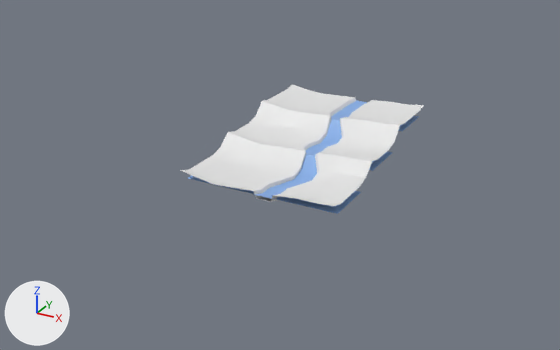
Two versions of the Blender file static_files/ground.blend, one commit apart.
One viewpoint serves both versions: a camera (50 mm lens) standing at (51.0, -102.5, 44.1) and looking at (-2.2, -5.8, -4.2). Lighting does not change. The marker at lower left points along +X, +Y and +Z.

In view in the first picture: 'ground', 'riwer', 'water_bottom'.
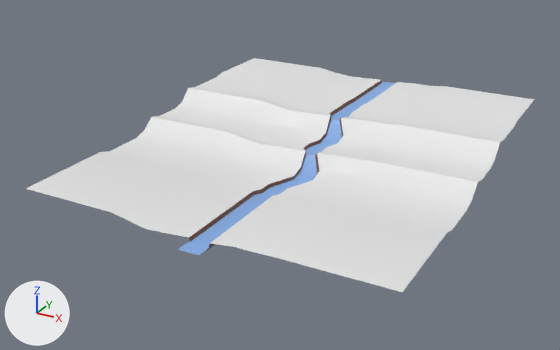
Where the change shows, as pixel boxes [x1, y1, x2, y2] in the pictures (560 x 350 px):
'ground', reshaped (108% wider, 91% taller): before [180, 84, 424, 206]; after [26, 58, 534, 292]
'riwer', reshaped (90% wider, 74% taller): before [253, 100, 367, 199]; after [178, 82, 395, 255]
part 1 of me_plane_004, added: after [26, 58, 534, 292]
part 2 of me_plane_004, recoloured: [253, 98, 356, 195] in both
part 3 of me_plane_006, added: after [178, 195, 269, 255]
part 4 of me_plane_006, added: after [357, 82, 395, 102]

The edits, one by one:
Material 'river' (mat_river) is new.
Its base color is (0.188, 0.0817, 0.0502) (brown #78513f).
me_plane_004 is used by ob_ground; location (0.0, 0.0, 0.0); scale (12.5, 12.5, 12.5).
me_plane_004 had 187 vertices, 160 faces and spanned x -1.0..1.0, y -1.47..1.46, z -0.27..0.21.
me_plane_004 now has 247 vertices, 216 faces and spans x -2.22..2.25, y -2.73..2.44, z -0.27..0.21.
Part 1, on me_plane_004:
3 vertices are added at (0.5, 2.44, 0.17), (-0.25, 2.35, 0.17), (0.75, 2.44, 0.17).
17 new vertices lie (-1.22, 0.0, 0.0) away from vertices in x -1.0, y -1.41..1.41, z -0.15..0.21.
17 new vertices lie (1.25, 0.0, 0.0) away from vertices in x 1.0, y -1.41..1.41, z -0.15..0.21.
13 new vertices lie (0.0, -1.26, 0.0) away from vertices in x -2.22..2.25, y -1.47..-1.35, z -0.22..-0.09.
10 new vertices lie (0.0, 0.97, 0.0) away from vertices in x -2.22..2.25, y 1.35..1.41, z 0.08..0.21.
50 new faces join them, mat_material (white #e7e7e7).
6 new faces join them, mat_river (brown #78513f).
me_plane_004 part 2: 48 faces spanning x -0.06..0.4, y -1.41..1.41, z -0.27..0.17 switch from mat_material (white #e7e7e7) to mat_river (brown #78513f).
me_plane_006 has 34 vertices, 16 faces and spans x -0.06..0.4, y -1.41..1.41, z -0.19..0.17.
me_plane_006 is used by ob_riwer; location (0.0, 0.0, -0.5); scale (12.5, 12.5, 12.5).
Verts and faces of me_plane_006; kept vertices keep their numbers, new ones are numbered from 34.
Before the commit, vertices of me_plane_006: 0 (0.0, -1.41, -0.14) at pixel (253, 194), 17 (0.25, -1.41, -0.14) at pixel (272, 199).
Before the commit, vertices of me_plane_006: 1 (0.0, 1.41, 0.17) at pixel (355, 100), 9 (0.25, 1.41, 0.17).
Part 3, on me_plane_006:
New vertex 36 is at (0.0, -2.86, -0.14), pixel (177, 249).
New vertex 37 is at (0.25, -2.86, -0.14), pixel (198, 255).
New faces: (0, 17, 37, 36).
Part 4, on me_plane_006:
New vertex 34 is at (0.0, 2.43, 0.17), pixel (382, 81).
New vertex 35 is at (0.25, 2.43, 0.17).
New faces: (1, 9, 35, 34).
